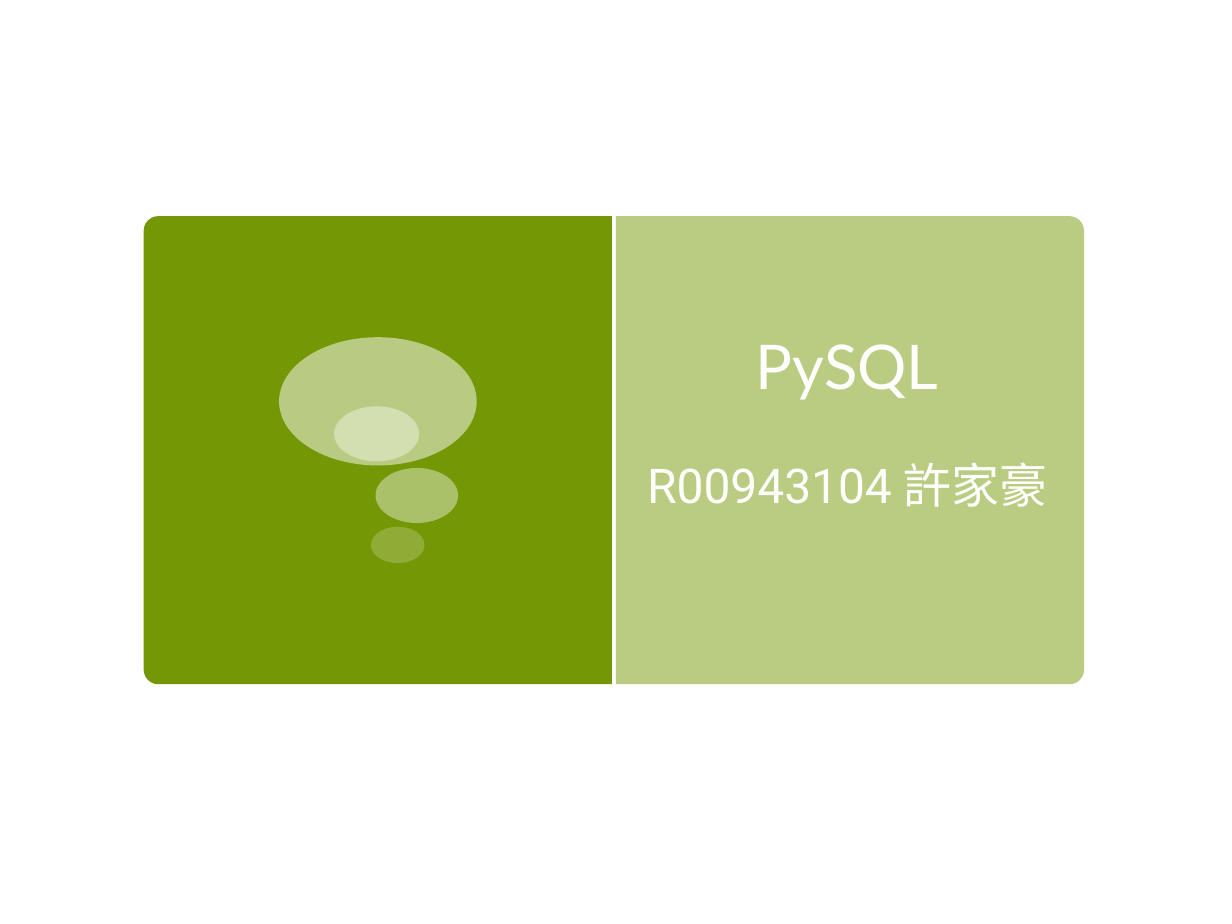
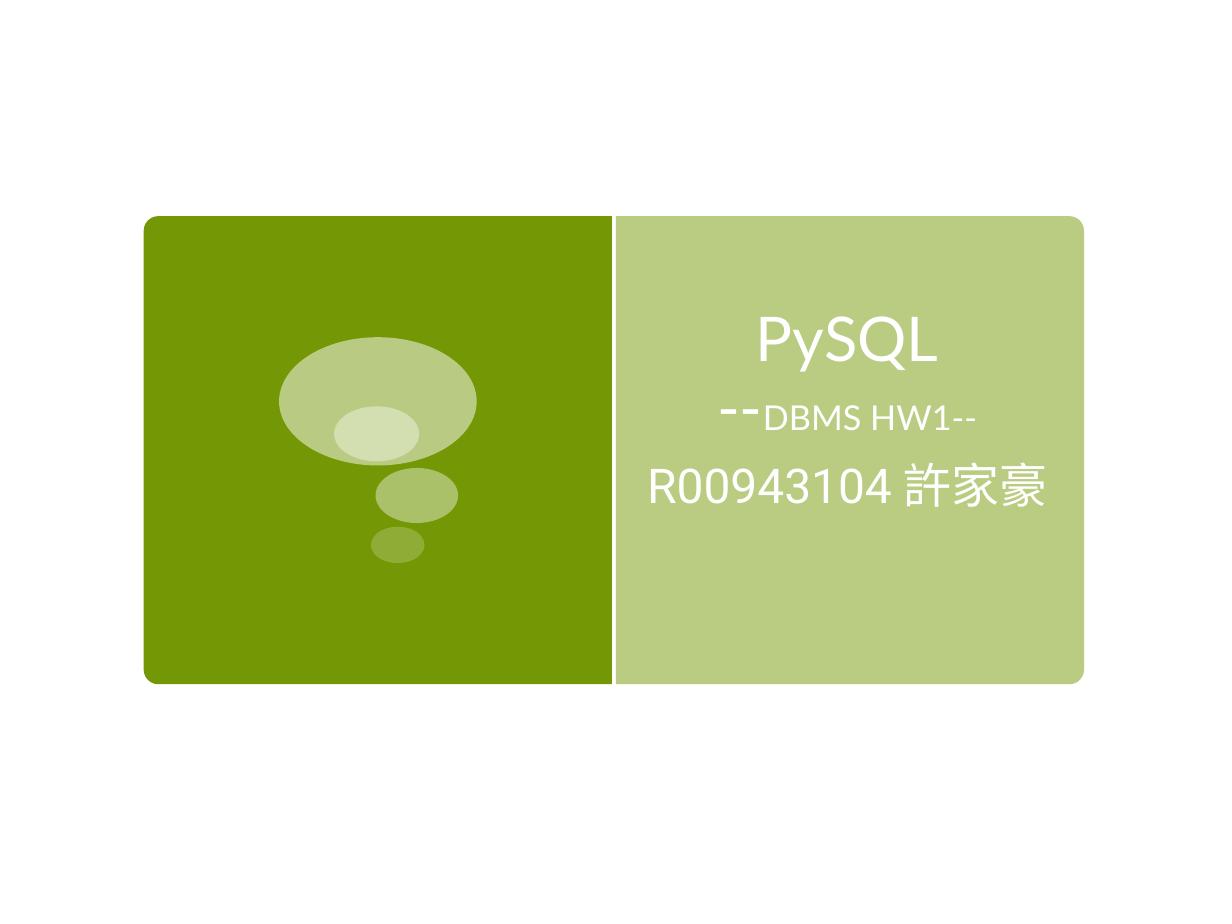
Before and after one commit to geniousisme/PySQL, a slide deck: slide 1 of PySQL_Intro.pptx. Drawn at 1232x924 pixels with LibreOffice and Linux fonts; fonts in the diff are those of the drawing. Boxes give left, top, right and bottom in pixels: in the first picture for what was removed or moved away, otherwise in the second. Text is boxed around its words. In the diff, an @@ line names an element or a change of style, - is before the commit and + after.

```diff
--- a/PySQL_Intro.pptx
+++ b/PySQL_Intro.pptx
@@ title at [756, 316, 977, 430]: text changed; size 36 to 20 pt @@
-PySQL
+PySQL
+--DBMS HW1--
```
Also in this commit, not shown: 3 other slides changed, 1 slide added, 9 other files.
